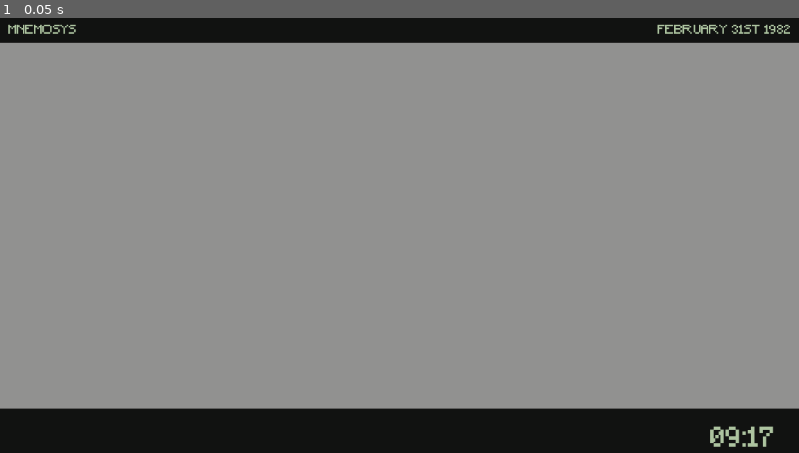
Above: before the commit, frame 1.
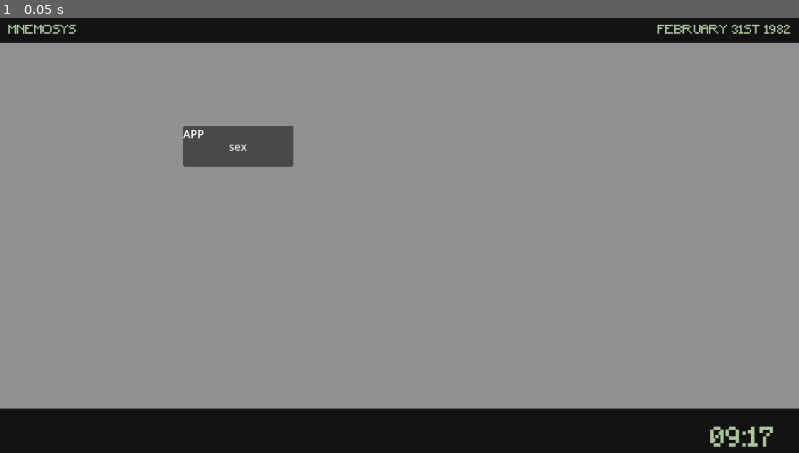
Above: after the commit, the same moment.

Repository: etper/papers-please
Game: Godot game, scene res://main.tscn
Two runs of this game, one before a commit and one after it. Both use one fixed random seed, a clock stepped at 60 frames per second and the inputs below.
Inputs:
- Up to frame 1 (0.05 s): no input

The runs differ from the first frame. In frame 1, 1.3% of the frame differs, in the area x 22-37%, y 24-35%.

Commit message:
needs fixing

Diff:
--- a/desktop_icon.tscn
+++ b/desktop_icon.tscn
@@ -3,6 +3,9 @@
 [ext_resource type="Script" uid="uid://c827p0rh8yb05" path="res://scripts/desktop_icon.gd" id="1_gliby"]
 
 [node name="DesktopIcon" type="Button" unique_id=629251021]
+offset_right = 159.0
+offset_bottom = 59.0
+text = "sex"
 script = ExtResource("1_gliby")
 
 [node name="Icon" type="TextureRect" parent="." unique_id=162271826]
--- a/main.tscn
+++ b/main.tscn
@@ -4,15 +4,14 @@
 [ext_resource type="Script" uid="uid://bbxnoxo6n3t1o" path="res://scripts/rule_manager.gd" id="2_0xm2m"]
 [ext_resource type="PackedScene" uid="uid://de70f7ja33lub" path="res://brain_scan_window.tscn" id="2_h2yge"]
 [ext_resource type="FontFile" uid="uid://bng2qoccis62v" path="res://fonts/Minecraft.ttf" id="3_1bvp3"]
+[ext_resource type="Script" uid="uid://bsyprwuc1drev" path="res://scripts/window_manager.gd" id="3_7mycd"]
 [ext_resource type="Texture2D" uid="uid://dr8iy5lm2u7ix" path="res://sprites/ui mockup.png" id="5_lquwl"]
+[ext_resource type="PackedScene" uid="uid://c4qgoyvbpupt" path="res://desktop_icon.tscn" id="6_7mycd"]
 
 [node name="Main" type="Node2D" unique_id=1909352608]
 script = ExtResource("1_ig7tw")
 
 [node name="UI" type="CanvasLayer" parent="." unique_id=571070807]
-
-[node name="BrainScanPanel" parent="UI" unique_id=1739591962 instance=ExtResource("2_h2yge")]
-visible = false
 
 [node name="InjectButton" type="Button" parent="UI" unique_id=1443240806]
 visible = false
@@ -74,6 +73,31 @@
 horizontal_alignment = 2
 vertical_alignment = 1
 
+[node name="Desktop" type="Control" parent="UI" unique_id=246553385 groups=["desktop"]]
+layout_mode = 3
+anchors_preset = 0
+offset_right = 40.0
+offset_bottom = 40.0
+script = ExtResource("3_7mycd")
+
+[node name="WindowLayer" type="CanvasLayer" parent="UI/Desktop" unique_id=1860991642]
+
+[node name="BrainScanPanel" parent="UI/Desktop/WindowLayer" unique_id=1739591962 instance=ExtResource("2_h2yge")]
+visible = false
+
+[node name="Icons" type="Control" parent="UI/Desktop" unique_id=1445828575]
+anchors_preset = 0
+offset_right = 40.0
+offset_bottom = 40.0
+
+[node name="BrainScan" parent="UI/Desktop/Icons" unique_id=629251021 instance=ExtResource("6_7mycd")]
+layout_mode = 0
+offset_left = 264.0
+offset_top = 160.0
+offset_right = 423.0
+offset_bottom = 219.0
+app_scene = ExtResource("2_h2yge")
+
 [node name="RuleManager" type="Node" parent="." unique_id=320138722]
 script = ExtResource("2_0xm2m")
 
--- a/scripts/desktop_icon.gd
+++ b/scripts/desktop_icon.gd
@@ -1,9 +1,16 @@
 extends Button
 
 @export var app_scene: PackedScene
+@export var icon_texture: Texture2D
+@export var app_name := "APP"
 
 var click_timer := 0.0
 var click_count := 0
+
+func _ready():
+
+	$Icon.texture = icon_texture
+	$Label.text = app_name
 
 func _pressed():
 
@@ -26,11 +33,11 @@
 		click_timer -= delta
 
 		if click_timer <= 0:
-
 			click_count = 0
 
 func open_app():
 
 	var desktop = get_tree().get_first_node_in_group("desktop")
 
-	desktop.open_app(app_scene)
+	if desktop:
+		desktop.open_app(app_scene)
--- a/scripts/main.gd
+++ b/scripts/main.gd
@@ -19,7 +19,7 @@
 
 	$RuleManager.set_day(current_day)
 
-	var brain_window = $UI/BrainScanPanel
+	var brain_window = $UI/Desktop/WindowLayer/BrainScanPanel
 
 	brain_window.approve_pressed.connect(_on_approve_button_pressed)
 	brain_window.reject_pressed.connect(_on_reject_button_pressed)
@@ -55,7 +55,7 @@
 
 func display_citizen(citizen: Citizen):
 
-	var window = $UI/BrainScanPanel
+	var window = $UI/Desktop/WindowLayer/BrainScanPanel
 
 	window.get_node("CitizenIDLabel").text = citizen.citizen_id
 
--- a/scripts/window_manager.gd
+++ b/scripts/window_manager.gd
@@ -1,9 +1,42 @@
 extends Control
 
-func open_window(scene: PackedScene):
+@onready var window_layer = $WindowLayer
 
-	var w = scene.instantiate()
+var minimized_windows := []
 
-	$WindowLayer.add_child(w)
+func open_app(scene: PackedScene):
 
-	w.grab_focus()
+	if scene == null:
+		return
+
+	var window = scene.instantiate()
+
+	window_layer.add_child(window)
+
+	window.visible = true
+
+	window.position = Vector2(
+		randi_range(120, 300),
+		randi_range(80, 180)
+	)
+
+	window.grab_focus()
+
+	connect_window_signals(window)
+
+func connect_window_signals(window: Window):
+
+	window.close_requested.connect(
+		func():
+			window.queue_free()
+	)
+
+	window.visibility_changed.connect(
+		func():
+			if !window.visible:
+				minimized_windows.append(window)
+	)
+
+func minimize_window(window: Window):
+
+	window.visible = false
